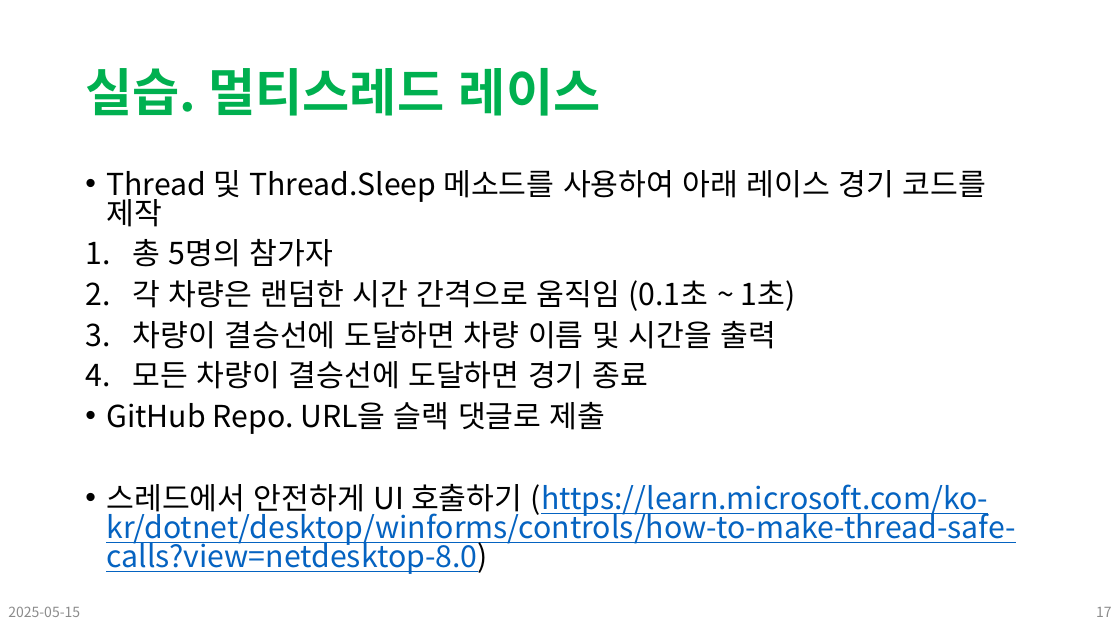
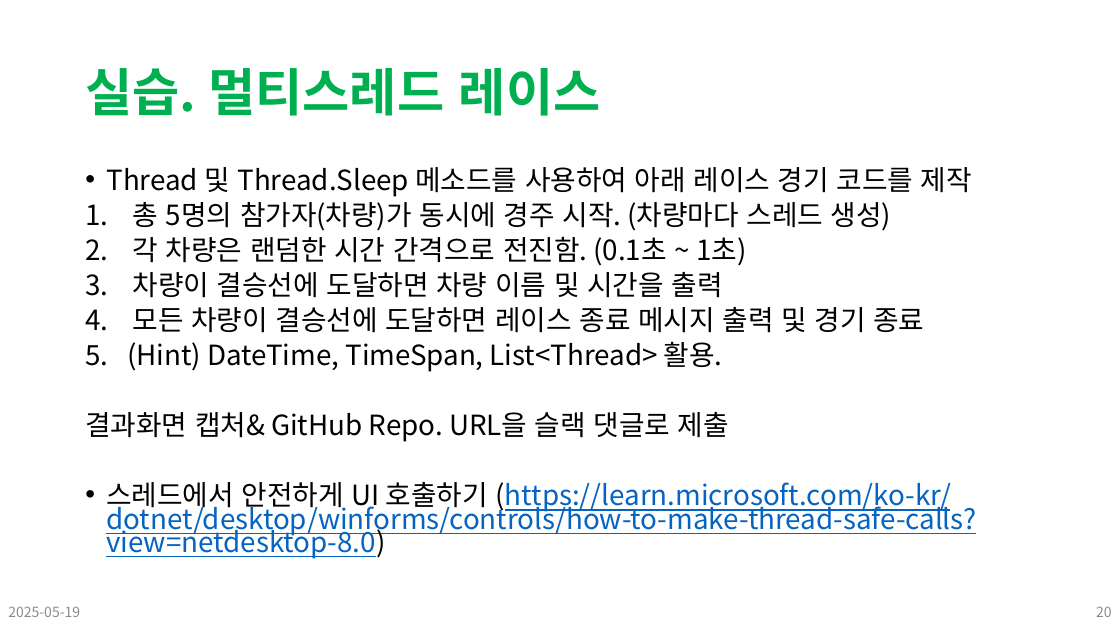
Before and after one commit to Leader-Lesson/KDT_SF_Short_5th, a slide deck: slide 20 of material/16_CSharp_심화문법 (멀티스레드).pptx (slide 17 before the commit). Drawn at 1120x630 pixels with LibreOffice and Linux fonts; fonts in the diff are those of the drawing; background and template pictures are left out. Boxes give left, top, right and bottom in pixels: in the first picture for what was removed or moved away, otherwise in the second. Text is boxed around its words. In the diff, an @@ line names an element or a change of style, - is before the commit and + after.

Commit message:
lecture ready: 250519

```diff
--- a/material/16_CSharp_심화문법 (멀티스레드).pptx
+++ b/material/16_CSharp_심화문법 (멀티스레드).pptx
@@ text at <box>106,167,976,559</box>: size 25.9 to 23.8 pt in "Thread 및 Thread.Sleep 메소드를 사용하여 아래 레이스 ...", "차량이 결승선에 도달하면 차량 이름 및 시간을 ...", "스레드에서 안전하게 UI 호출하기 (https://learn.microsoft.com/ko-kr/dotnet ..."; line spacing 0.8 to 0.7 @@
@@ text at <box>133,202,891,266</box>: text changed; size 25.9 to 23.8 pt @@
-1. 총 5명의 참가자
-2. 각 차량은 랜덤한 시간 간격으로 움직임 (0.1초 ~ 1초)
+1. 총 5명의 참가자(차량)가 동시에 경주 시작. (차량마다 스레드 생성)
+2. 각 차량은 랜덤한 시간 간격으로 전진함. (0.1초 ~ 1초)
@@ text at <box>85,307,924,442</box>: text changed; size 25.9 to 23.8 pt @@
-4. 모든 차량이 결승선에 도달하면 경기 종료
-• GitHub Repo. URL을 슬랙 댓글로 제출
+4. 모든 차량이 결승선에 도달하면 레이스 종료 메시지 출력 및 경기 종료
+5. (Hint) DateTime, TimeSpan, List<Thread> 활용.
+결과화면 캡처& GitHub Repo. URL을 슬랙 댓글로 제출
@@ text at <box>8,606,80,617</box>: text changed @@
-2025-05-15
+2025-05-19
@@ page number at <box>1096,606,1112,617</box>: text changed @@
-17
+20
```
Also in this commit, not shown: 23 other slides changed, 3 slides added, 27 other files.
